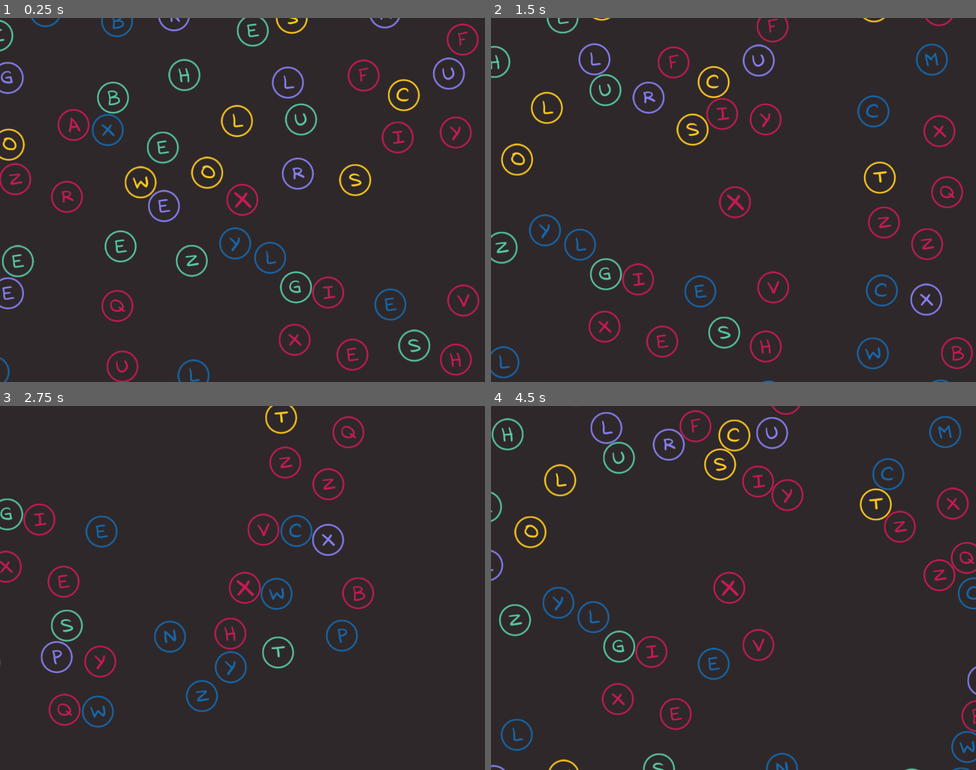
Above: before the commit, frames 1-4 (two rows, left to right).
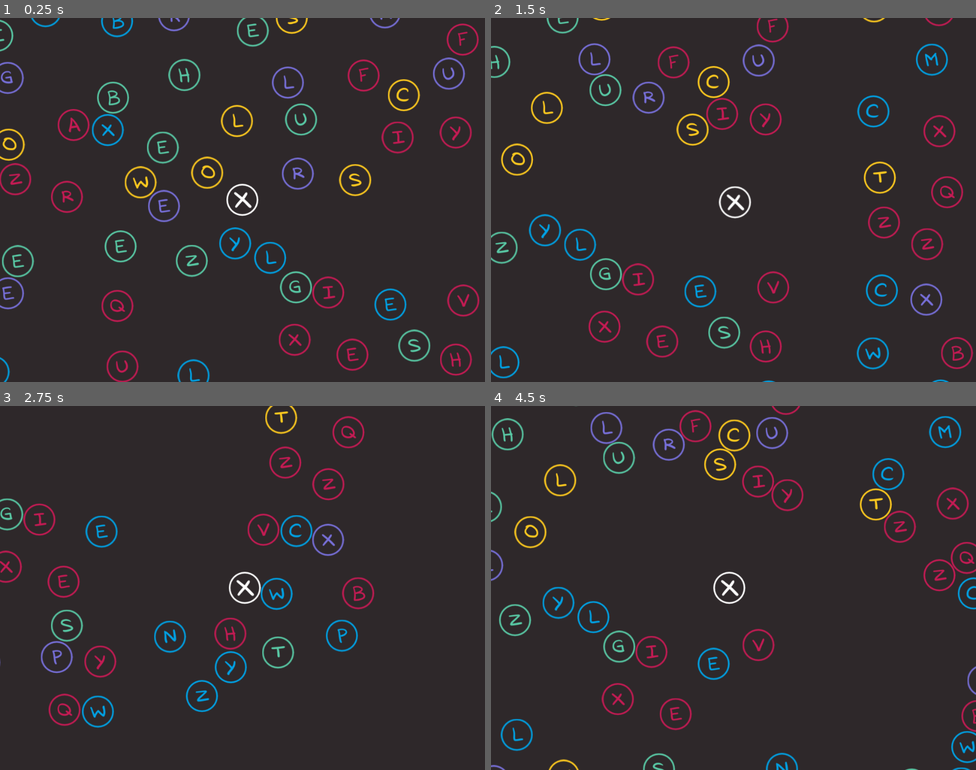
Above: after the commit, the same moments.

Repository: gontzalve/SSLS
Game: Godot game, scene res://scenes/game/main/main.tscn
The game is run twice, just before and just after one commit, with the same random seed, the same clock (stepped at 60 frames per second) and the same inputs.
Inputs (mouse positions are in pixels of both pictures, inside the frame that each line leads up to):
- Up to frame 1 (0.25 s): no input
- Up to frame 2 (1.5 s): tap Enter at 0.5 s; move the mouse to (840, 181) at 0.52 s; hold D (move_right) 0.53-1.28 s; click (840, 181) at 0.6 s; move the mouse to (636, 218) at 1.27 s; hold S (move_down) from 1.28 s (still down); tap Mouse wheel up (zoom_in) at 1.35 s
- Up to frame 3 (2.75 s): move the mouse to (291, 507) at 2.02 s; release S (move_down) at 2.03 s; hold D (move_right) from 2.03 s (still down); tap Mouse wheel down (zoom_out) at 2.1 s
- Up to frame 4 (4.5 s): move the mouse to (709, 660) at 2.77 s; release D (move_right) at 2.78 s; hold W (move_up) 2.78-3.53 s; click (709, 660) at 2.85 s; move the mouse to (879, 642) at 3.52 s; hold A (move_left) from 3.53 s (still down); tap Mouse wheel up (zoom_in) at 3.6 s; move the mouse to (588, 533) at 4.27 s; tap Mouse wheel down (zoom_out) at 4.35 s

The runs differ from the first frame. In frame 1, 1.2% of the frame differs, in the area x 0-96%, y 0-100%; in frame 2, 1.4%, in the area x 0-95%, y 7-100%; in frame 3, 1.3%; in frame 4, 1.4%.

Commit message:
Change blue color & Make player white

Diff:
--- a/data/color_palette/color_palette.tres
+++ b/data/color_palette/color_palette.tres
@@ -4,4 +4,4 @@
 
 [resource]
 script = ExtResource("1_28c3v")
-colors = PackedColorArray(0.180392, 0.156863, 0.164706, 1, 1, 1, 1, 1, 0.772549, 0.105882, 0.329412, 1, 0.0901961, 0.407843, 0.67451, 1, 0.34902, 0.788235, 0.647059, 1, 1, 0.796078, 0.121569, 1, 0.537255, 0.501961, 0.960784, 1)
+colors = PackedColorArray(0.180392, 0.156863, 0.164706, 1, 1, 1, 1, 1, 0.772549, 0.105882, 0.329412, 1, 0, 0.631373, 0.894118, 1, 0.34902, 0.788235, 0.647059, 1, 1, 0.796078, 0.121569, 1, 0.470588, 0.439216, 0.854902, 1)
--- a/scenes/game/levels/level_grid.gd
+++ b/scenes/game/levels/level_grid.gd
@@ -86,7 +86,7 @@
 
 
 func _get_world_position_x_for_cell(column: int) -> float:
-	var world_pos_x: float = CELL_SIZE / 2
+	var world_pos_x: float = CELL_SIZE / 2.0
 	for section in column_sections:
 		var min_section_length: int = mini(column, section["Length"])
 		column = column - min_section_length
@@ -97,7 +97,7 @@
 
 
 func _get_world_position_y_for_cell(row: int) -> float:
-	var world_pos_y: float = CELL_SIZE / 2
+	var world_pos_y: float = CELL_SIZE / 2.0
 	for section in row_sections:
 		var min_section_length: int = mini(row, section["Length"])
 		row = row - min_section_length
--- a/scenes/game/player/player.tscn
+++ b/scenes/game/player/player.tscn
@@ -14,7 +14,6 @@
 movement_acceleration = 2000.0
 
 [node name="SpriteContainer" type="Node2D" parent="."]
-modulate = Color(0.772549, 0.105882, 0.329412, 1)
 
 [node name="PlayerSprite" type="Sprite2D" parent="SpriteContainer"]
 texture = ExtResource("2_svb6d")
